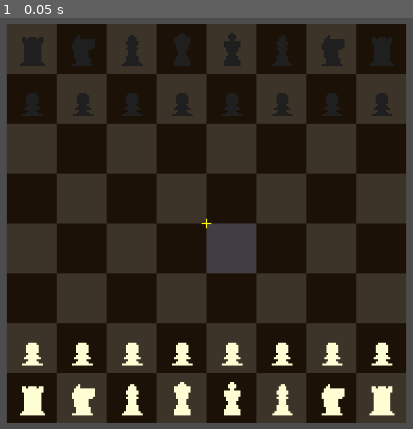
Above: before the commit, frame 1.
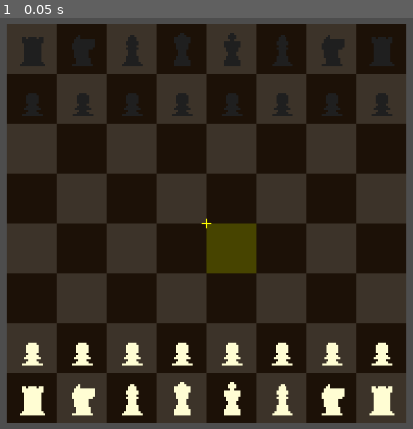
Above: after the commit, the same moment.

Repository: Super-Chess-Bros-Studios/Super-Chess-Bros
Game: Godot game, scene res://scenes/main.tscn
The game is run twice, just before and just after one commit, with the same random seed, the same clock (stepped at 60 frames per second) and the same inputs.
Inputs:
- Up to frame 1 (0.05 s): no input

The runs differ from the first frame. In frame 1, 1.5% of the frame differs, in the area x 49-63%, y 49-63%.

Commit message:
Last Rehaul Sorry Lol

Diff:
--- a/scripts/chess/chess_constants.gd
+++ b/scripts/chess/chess_constants.gd
@@ -37,8 +37,8 @@
 
 # UI Colors
 const HOVER_COLORS := {
-	TeamColor.WHITE: Color(0.9, 0.9, 1.0),
-	TeamColor.BLACK: Color(0.2, 0.2, 0.4)
+	TeamColor.WHITE: Color(1.0, 1.0, 0.0),
+	TeamColor.BLACK: Color(1.0, 1.0, 0.0)
 }
 
 const SELECTION_COLOR := Color.GREEN
--- a/scripts/chess/cursor.gd
+++ b/scripts/chess/cursor.gd
@@ -50,9 +50,10 @@
 	var tile_y = int(floor(cursor_pos.y / ChessConstants.TILE_SIZE))
 	var tile_pos = Vector2i(tile_x, tile_y)
 
-	# Only update hover if the tile changed
-	if tile_pos != last_hovered_tile:
+	# Only update hover if the tile changed and it's this player's turn
+	if tile_pos != last_hovered_tile and game_manager.can_player_act(player_id): ##TODO && game_manager.selected_piece == null for now we leave this out for testing purposes
 		handle_hover_change(last_hovered_tile, tile_pos)
+		last_hovered_tile = tile_pos
 		last_hovered_tile = tile_pos
 
 func handle_hover_change(old_tile_pos: Vector2i, new_tile_pos: Vector2i):
@@ -103,9 +104,13 @@
 		return
 
 	if game_manager.selected_piece != null:
+		var selected_pos = game_manager.selected_piece.board_position
 		# Movement logic will go here
+		print("Piece Moved to ", tile_pos)
 		game_manager.switch_turn()
 		game_manager.deselect_piece()
+		board_renderer.reset_tile_color(selected_pos)
+		board_renderer.reset_tile_color(last_hovered_tile)
 
 func handle_cancel_input():
 	if not game_manager.can_player_act(player_id):
